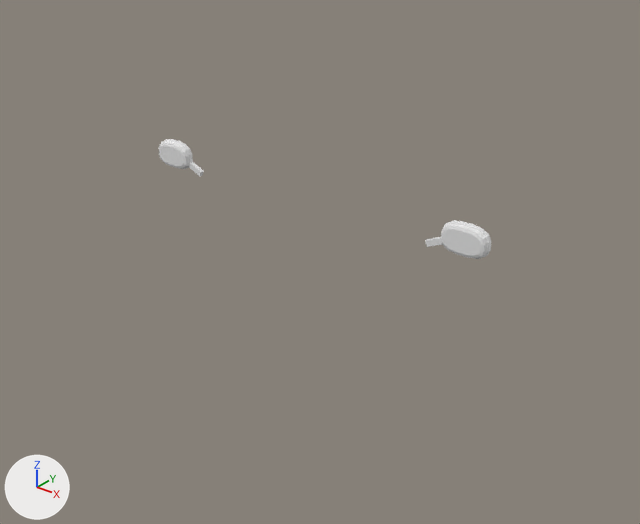
The Blender file Car.blend: old version first, new version second.
The view is the same before and after, from a 50 mm lens placed at (6.64, -9.0, 5.11), pointed at (-0.21, -0.44, -0.2). The lights are fixed; the arrows at lower left show +X, +Y and +Z. Materials are left out; every surface is plain grey.

The scene before the commit, as lines of its bpy script (objects in view):
```python
me_cube = bpy.data.meshes.new('Cube')
me_cube.from_pydata(...)  # 564 vertices, 458 faces; spans x 0.0..1.98, y -4.36..4.43, z -1.0..2.26
me_cube.materials.append(mat_material)
me_cube_001 = bpy.data.meshes.new('Cube.001')
me_cube_001.from_pydata(...)  # 360 vertices, 338 faces; spans x 1.3..1.86, y -3.33..-1.77, z -1.69..-0.14
me_cube_001.materials.append(mat_material)
me_cube_002 = bpy.data.meshes.new('Cube.002')
me_cube_002.from_pydata(...)  # 360 vertices, 338 faces; spans x 1.3..1.86, y 2.23..3.78, z -1.69..-0.14
me_cube_002.materials.append(mat_material)
me_cube_003 = bpy.data.meshes.new('Cube.003')
me_cube_003.from_pydata(...)  # 150 vertices, 136 faces; spans x 1.811..2.614, y -1.113..-0.993, z 0.843..1.25
me_cube_003.materials.append(mat_material)
ob_body = bpy.data.objects.new('Body', me_cube)
ob_body.location = (0.0, 0.0, 0.0)
_m = ob_body.modifiers.new('Mirror', 'MIRROR')
_m.use_clip = True
ob_body.hide_set(True)
ob_frontwheel = bpy.data.objects.new('FrontWheel', me_cube_001)
ob_frontwheel.location = (0.0, 0.0, 0.0)
_m = ob_frontwheel.modifiers.new('Mirror', 'MIRROR')
_m.use_clip = True
ob_frontwheel.hide_set(True)
ob_mirror = bpy.data.objects.new('Mirror', me_cube_003)
ob_mirror.location = (0.0, 0.0, 0.0)
_m = ob_mirror.modifiers.new('Mirror', 'MIRROR')
_m.use_clip = True
ob_rearwheel = bpy.data.objects.new('RearWheel', me_cube_002)
ob_rearwheel.location = (0.0, 0.0, 0.0)
_m = ob_rearwheel.modifiers.new('Mirror', 'MIRROR')
_m.use_clip = True
ob_rearwheel.hide_set(True)
```
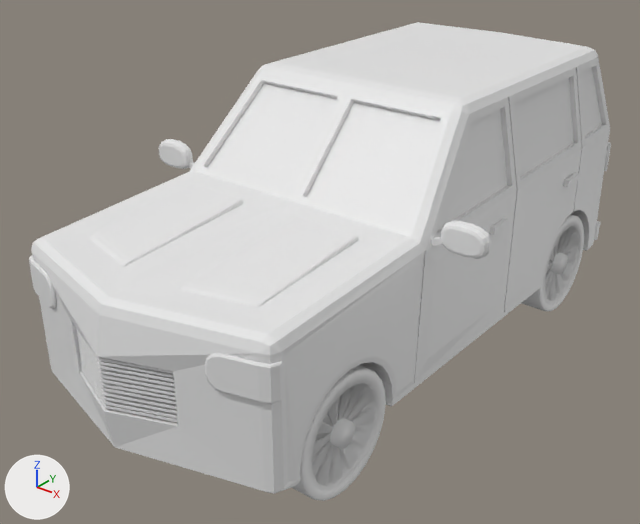
What changed in the scene script:
```text
Change ob_body:
    remove ob_body.hide_set(True)
Change ob_frontwheel:
    remove ob_frontwheel.hide_set(True)
Change ob_rearwheel:
    remove ob_rearwheel.hide_set(True)
```

What differs and where, as boxes [x1, y1, x2, y2] in the pictures (640 x 524 px):
'Body', shown: after [29, 22, 611, 494]
'FrontWheel', shown: after [291, 365, 386, 501]
'RearWheel', shown: after [521, 214, 584, 311]
